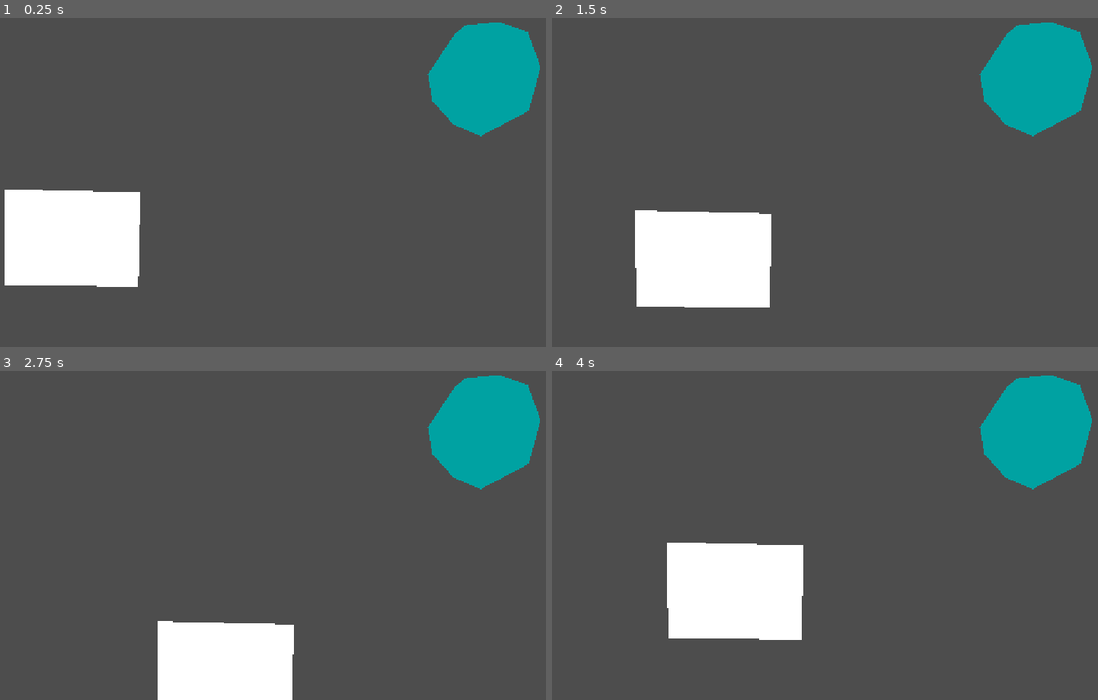
Above: before the commit, frames 1-4 (two rows, left to right).
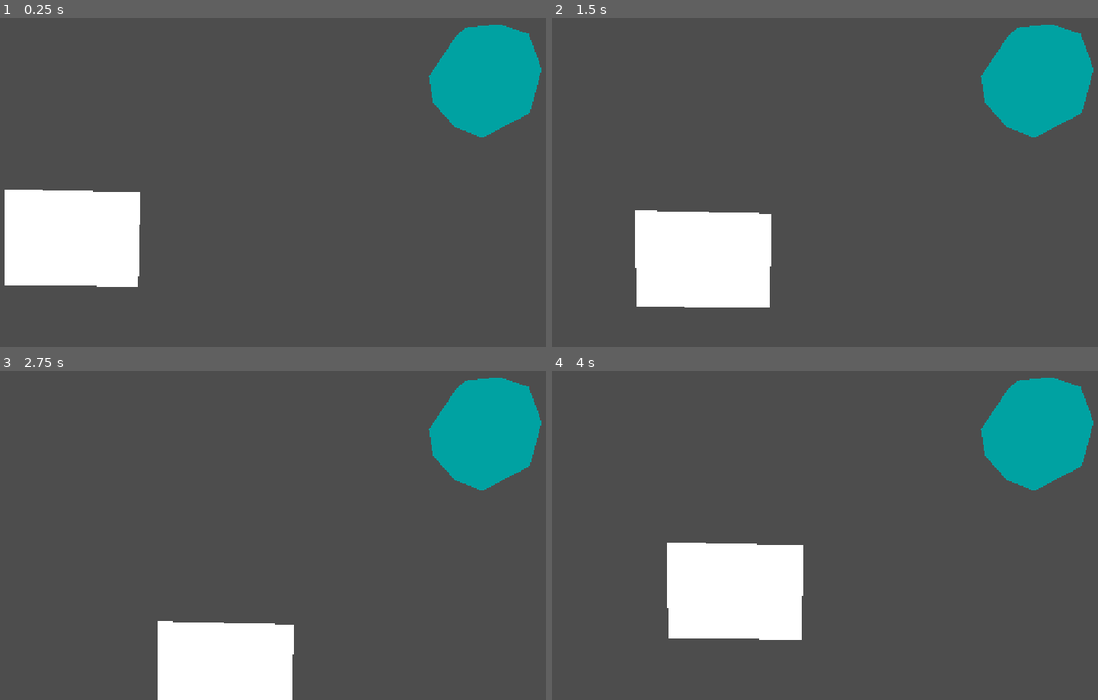
Above: after the commit, the same moments.

Repository: anabelkamenske430/Year-4
Game: Godot game, scene res://scenes/levels/test_scene.tscn
Same seed, same stepped clock (60 frames per second), same inputs: the game is played once before the commit and once after it.
Inputs:
- Up to frame 1 (0.25 s): no input
- Up to frame 2 (1.5 s): tap Enter at 0.5 s; hold D (move_right) 0.53-1.28 s; tap E (interact) at 0.6, 1.35 s; hold S (move_down) from 1.28 s (still down)
- Up to frame 3 (2.75 s): release S (move_down) at 2.03 s; hold D (move_right) from 2.03 s (still down); tap E (interact) at 2.1 s
- Up to frame 4 (4 s): release D (move_right) at 2.78 s; hold W (move_up) 2.78-3.53 s; tap E (interact) at 2.85, 3.6 s; hold A (move_left) from 3.53 s (still down)

The runs differ from the first frame. In frame 1, 0.3% of the frame differs, in the area x 78-100%, y 1-37%; in frame 2, 0.3%; in frame 3, 0.3%; in frame 4, 0.3%.

Commit message:
Add re-usable dialoge UI

Diff:
--- a/loverboy-and-bel/scenes/levels/test_scene.tscn
+++ b/loverboy-and-bel/scenes/levels/test_scene.tscn
@@ -2,6 +2,7 @@
 
 [ext_resource type="PackedScene" uid="uid://cftclvctilfi1" path="res://scenes/characters/loverboy.tscn" id="1_xgkye"]
 [ext_resource type="PackedScene" uid="uid://bfrjo0u7e4fq" path="res://scenes/characters/bel.tscn" id="2_bfhv8"]
+[ext_resource type="PackedScene" uid="uid://cqm1pe1guswge" path="res://scenes/ui/dialogue_box.tscn" id="3_kljt5"]
 
 [node name="Node2D" type="Node2D" unique_id=1719918808]
 rotation = -0.66152704
@@ -13,4 +14,11 @@
 scale = Vector2(0.34828475, 0.5801167)
 
 [node name="Bel" parent="." unique_id=1496050138 instance=ExtResource("2_bfhv8")]
-position = Vector2(489.0501, 541.6319)
+position = Vector2(488.17502, 546.02234)
+
+[node name="DialogueBox" parent="." unique_id=497366372 instance=ExtResource("3_kljt5")]
+offset_left = -308.53558
+offset_top = 406.7953
+offset_right = -308.53317
+offset_bottom = 406.7953
+rotation = 0.65875274
--- /dev/null
+++ b/loverboy-and-bel/scenes/ui/dialogue_box.tscn
@@ -0,0 +1,42 @@
+[gd_scene format=3 uid="uid://cqm1pe1guswge"]
+
+[ext_resource type="Script" uid="uid://cjfvgv1hbx85h" path="res://scripts/dialogue_box.gd" id="1_xg44k"]
+
+[node name="DialogueBox" type="Control" unique_id=497366372]
+layout_mode = 3
+anchors_preset = 15
+anchor_right = 1.0
+anchor_bottom = 1.0
+grow_horizontal = 2
+grow_vertical = 2
+script = ExtResource("1_xg44k")
+
+[node name="PanelContainer" type="PanelContainer" parent="." unique_id=451374946]
+layout_mode = 1
+anchors_preset = -1
+anchor_top = 0.80600005
+anchor_bottom = 0.80600005
+offset_left = 17.0
+offset_top = -0.2880249
+offset_right = 1134.0
+offset_bottom = 111.711975
+
+[node name="MarginContainer" type="MarginContainer" parent="PanelContainer" unique_id=1843174960]
+layout_mode = 2
+
+[node name="VBoxContainer" type="VBoxContainer" parent="PanelContainer/MarginContainer" unique_id=480321183]
+layout_mode = 2
+
+[node name="SpeakerLabel" type="Label" parent="PanelContainer/MarginContainer/VBoxContainer" unique_id=1067648733]
+layout_mode = 2
+text = "BEL"
+
+[node name="DialogueLabel" type="Label" parent="PanelContainer/MarginContainer/VBoxContainer" unique_id=248316381]
+custom_minimum_size = Vector2(0.1, 0.1)
+layout_mode = 2
+text = "Well this is awkward"
+autowrap_mode = 1
+
+[node name="ContinueLabel" type="Label" parent="PanelContainer/MarginContainer/VBoxContainer" unique_id=1977006229]
+layout_mode = 2
+text = "[E] Continue"
--- a/loverboy-and-bel/scripts/bel.gd
+++ b/loverboy-and-bel/scripts/bel.gd
@@ -2,4 +2,9 @@
 
 
 func interact():
-	print("Bel: Well... this is awkward.")
+	var dialogue_box = get_tree().current_scene.get_node("DialogueBox")
+
+	dialogue_box.show_dialogue(
+		"BEL",
+		"Well... this is awkward."
+	)
--- /dev/null
+++ b/loverboy-and-bel/scripts/dialogue_box.gd
@@ -0,0 +1,17 @@
+extends Control
+
+@onready var speaker_label = $PanelContainer/MarginContainer/VBoxContainer/SpeakerLabel
+@onready var dialogue_label = $PanelContainer/MarginContainer/VBoxContainer/DialogueLabel
+
+func _ready():
+	hide()
+
+
+func show_dialogue(speaker: String, text: String):
+	speaker_label.text = speaker
+	dialogue_label.text = text
+	show()
+
+
+func hide_dialogue():
+	hide()
Not shown, added: loverboy-and-bel/scripts/dialogue_box.gd.uid
